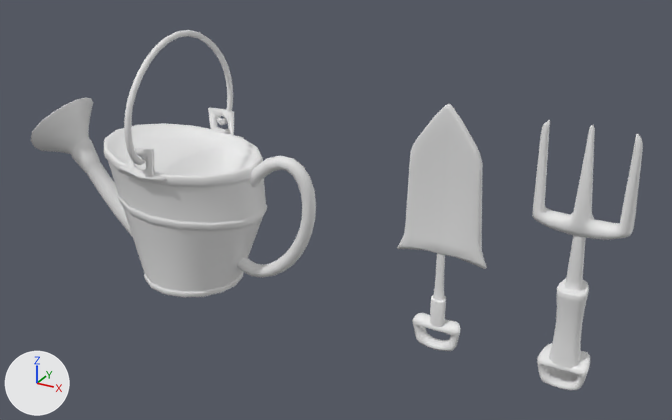
Before and after pictures for a commit that changed the Blender file Primeira_Sala/Estufa_Objetos.blend.
Rendered twice from a camera (50 mm lens) standing at (1.0, -2.51, 1.65) and looking at (-0.41, 0.04, 0.38). Arrows for +X, +Y and +Z are at lower left; the lights stay in place. The older version comes first. Materials are left out; every surface is plain grey.

Objects in the first picture: 'Garden_Fork', 'Garden_Shovel', 'Watering'.
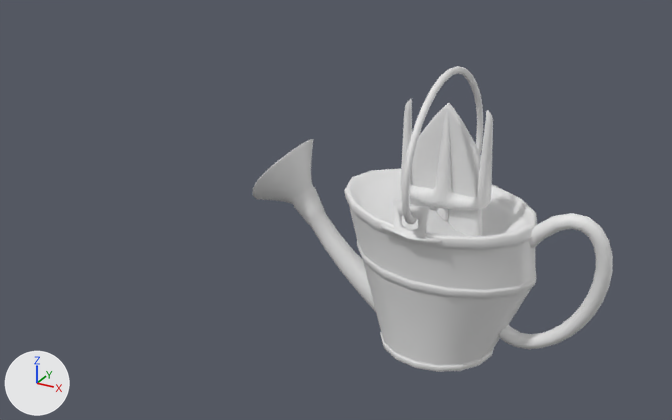
Boxes [x1, y1, x2, y2] around the edits, measured in the pictures (672 x 420 px):
'Watering', moved
    before: [31, 30, 316, 297]
    after: [253, 66, 613, 372]
'Garden_Fork', moved
    before: [532, 120, 643, 390]
    after: [400, 99, 493, 222]
'Garden_Shovel', unchanged, covered by the edit
    before: [397, 104, 487, 351]
    after: [409, 104, 482, 236]

What the commit changed:
Object 'Watering' (ob_watering) moves from (-1.002, 0.0, 0.0) to (0.0, 0.0, 0.0).
Object 'Garden_Fork' (ob_garden_fork) moves from (0.431, 0.0, 0.0) to (0.0, 0.0, 0.0).
